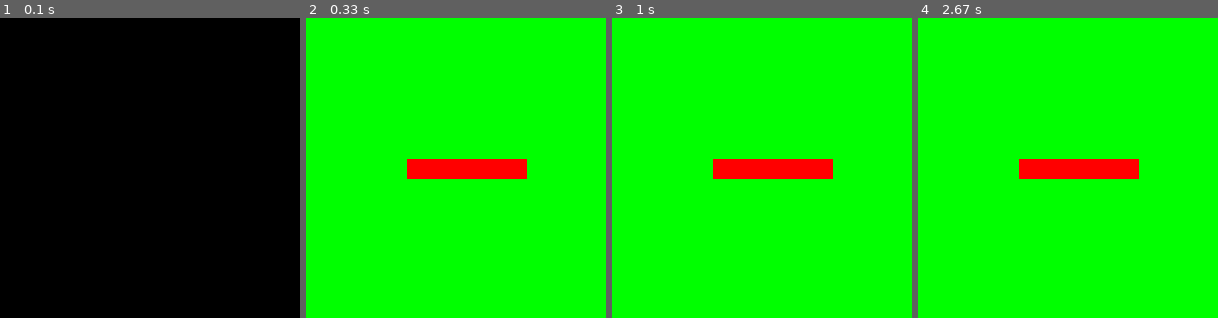
Above: before the commit, frames 1-4 (left to right).
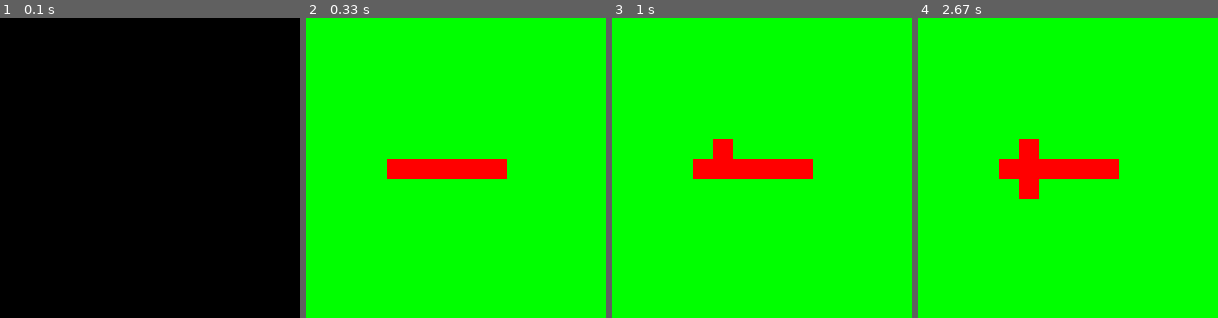
Above: after the commit, the same moments.

Repository: Paulo-Filipe/snakepygame
Game: pygame game, started from snake.py
Same seed, same stepped clock (60 frames per second), same inputs: the game is played once before the commit and once after it.
Inputs:
- Up to frame 1 (0.1 s): no input
- Up to frame 2 (0.33 s): no input
- Up to frame 3 (1 s): hold Right 0.33-0.8 s; hold Up from 0.83 s (still down)
- Up to frame 4 (2.67 s): release Up at 1.3 s; hold Down from 2.4 s (still down)
The pictures show only the part of the screen within x 33-83%, y 26-76%; the shares and areas given below are measured in that part.

Frame 1 is identical in both runs. In frame 2, 0.9% of the frame differs, in the area x 27-74%, y 47-54%; in frame 3, 1.3%; in frame 4, 1.8%, in the area x 27-74%, y 40-61%.

Commit message:
organizing for movement

Diff:
--- /dev/null
+++ b/controllers.py
@@ -0,0 +1,10 @@
+import pygame
+
+#controllers
+
+controllers = {
+    'LEFT':  pygame.K_LEFT,
+    'RIGHT': pygame.K_RIGHT,
+    'UP':    pygame.K_UP,
+    'DOWN':  pygame.K_DOWN
+}
--- a/snake.py
+++ b/snake.py
@@ -4,6 +4,7 @@
 from drawsnake import *
 from assets import *
 from display import *
+from controllers import *
 
 # Initialize program
 pygame.init()
@@ -11,7 +12,7 @@
 # describing snake
 tile_size = 20
 snake_size = 6
-direction = pygame.K_LEFT
+direction = controllers['LEFT']
 position_x = display_size / 2
 position_y = display_size / 2
 
@@ -19,10 +20,10 @@
 
 # describing directions
 snake_directions = {
-    pygame.K_LEFT:  (-tile_size, 0),
-    pygame.K_RIGHT: (tile_size, 0),
-    pygame.K_UP:    (0, -tile_size),
-    pygame.K_DOWN:  (0, tile_size)
+    controllers['LEFT']:  (-tile_size, 0),
+    controllers['RIGHT']: (tile_size, 0),
+    controllers['UP']:    (0, -tile_size),
+    controllers['DOWN']:  (0, tile_size)
 }
 
 # Beginning Game Loop
@@ -33,12 +34,15 @@
             pygame.quit()
             sys.exit()
         elif event.type == pygame.KEYDOWN:
-            if event.key in [ pygame.K_UP, pygame.K_DOWN, pygame.K_LEFT, pygame.K_RIGHT ]:
-                print(snake_directions[event.key])
+            if event.key in controllers.values():
+                direction = event.key
+                (x, y, old_direction) = snake[0]
+                snake[0] = (x, y, direction)
 
     for i in range(snake_size-1, -1, -1):
         (x, y, direction) = snake[i]
-        draw_snake_tile(DISPLAY, RED, x, y, tile_size)
+        (move_x, move_y) = snake_directions[direction]
+        draw_snake_tile(DISPLAY, RED, x+move_x, y+move_y, tile_size)
     pygame.display.update()
 
     FramePerSec.tick(FPS)
